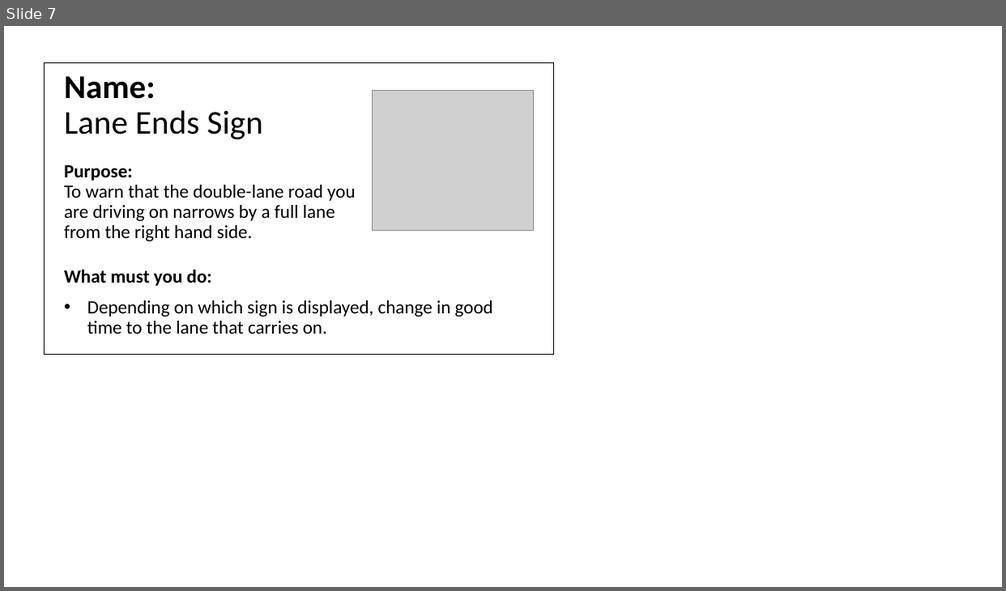
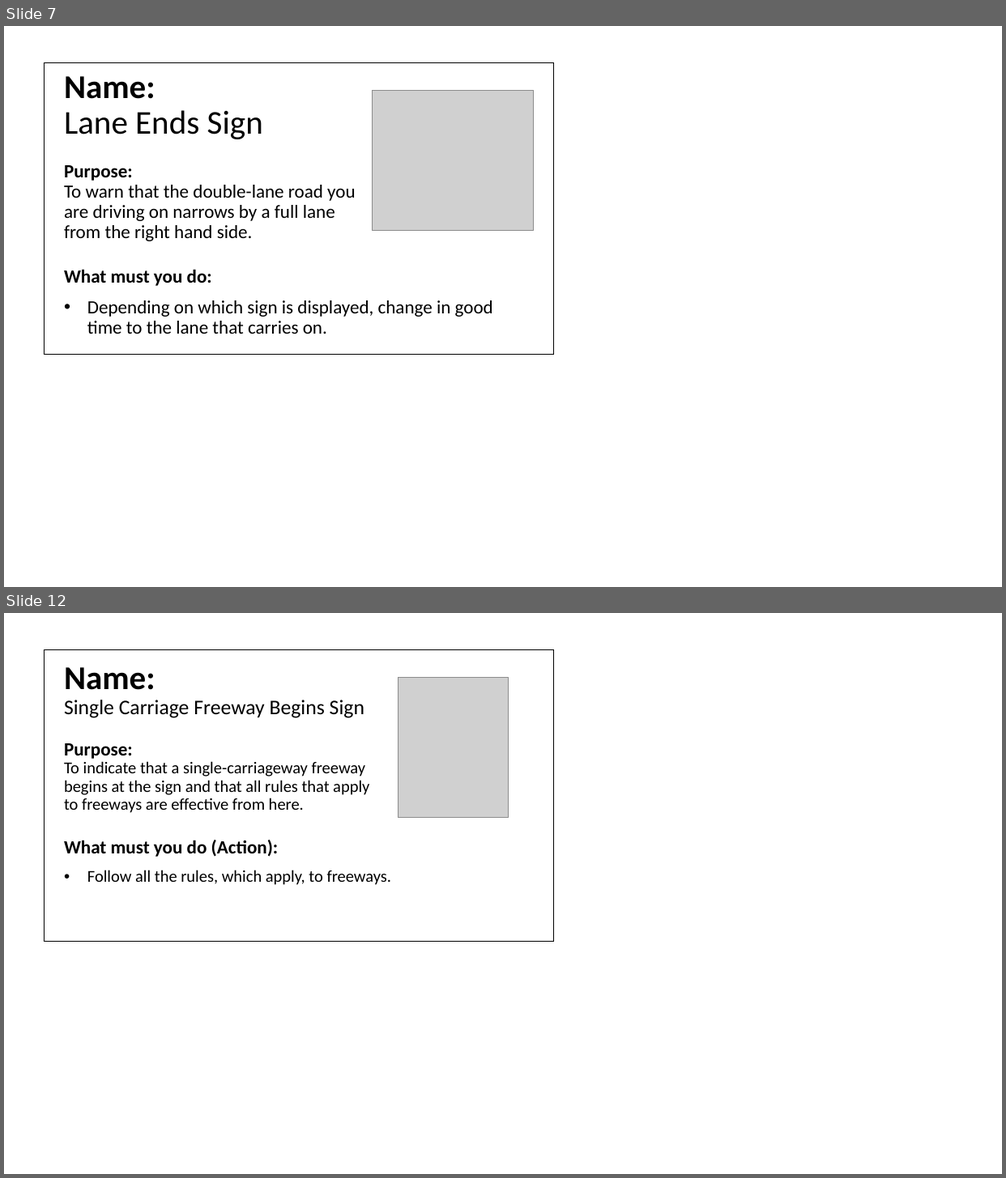
Before and after one commit to MosheRasetsoke/TrafficBot, a slide deck: images/ActualImages/Road Traffic Signs, Signals and Markings.pptx. Shown one above the other, each under a label of ours: slide 7 before the commit, slides 7 and 12 after it; the slides between them are not shown. The pictures are 1006x591 and 1006x1178 pixels, drawn with LibreOffice and Linux fonts; fonts in the diff are those of the drawing; grey boxes stand for pictures. Boxes give left, top, right and bottom in pixels: in the first picture for what was removed or moved away, otherwise in the second. Text is boxed around its words. In the diff, an @@ line names an element or a change of style, - is before the commit and + after.

```diff
--- a/images/ActualImages/Road Traffic Signs, Signals and Markings.pptx
+++ b/images/ActualImages/Road Traffic Signs, Signals and Markings.pptx
@@ slide 12 added at [4, 613, 1002, 1174], background #FFFFFF @@
@@ table added at [44, 649, 554, 942], 1 rows, 1 columns @@
+
@@ title added at [64, 667, 369, 813], 16 pt, text #000000 @@
+Name:
+Single Carriage Freeway Begins Sign
+Purpose:
+To indicate that a single-carriageway freeway begins at the sign and that all rules that apply to freeways are effective from here.
@@ picture added at [398, 677, 508, 817] @@
@@ text added at [64, 840, 391, 885], 16 pt, text #000000 @@
+What must you do (Action):
+• Follow all the rules, which apply, to freeways.
```
Also in this commit, not shown: 22 other slides added, 50 other files.
